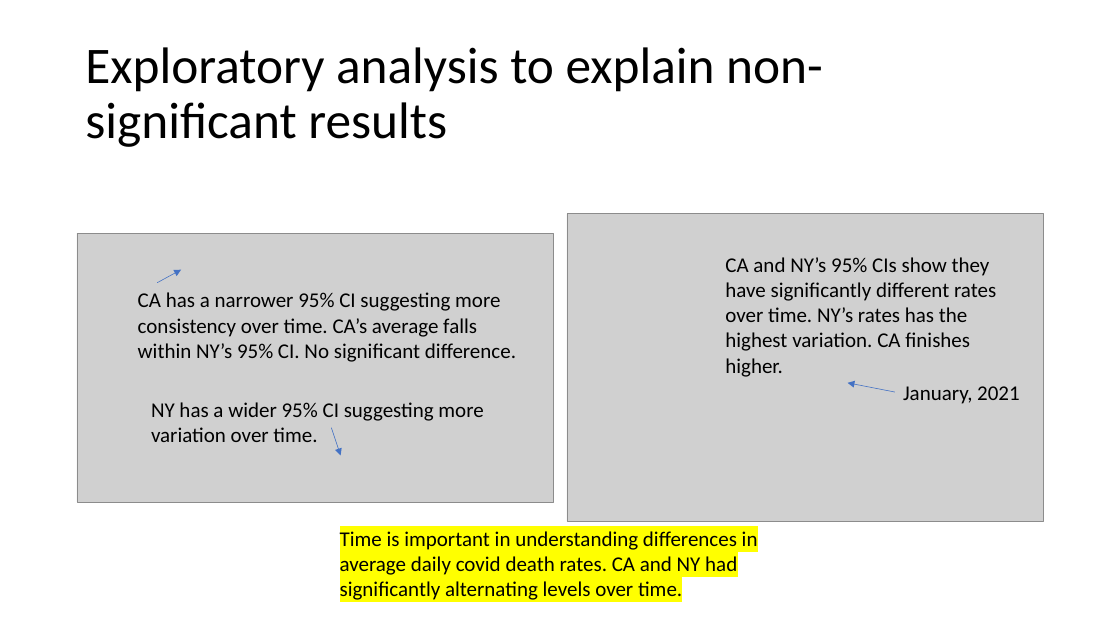
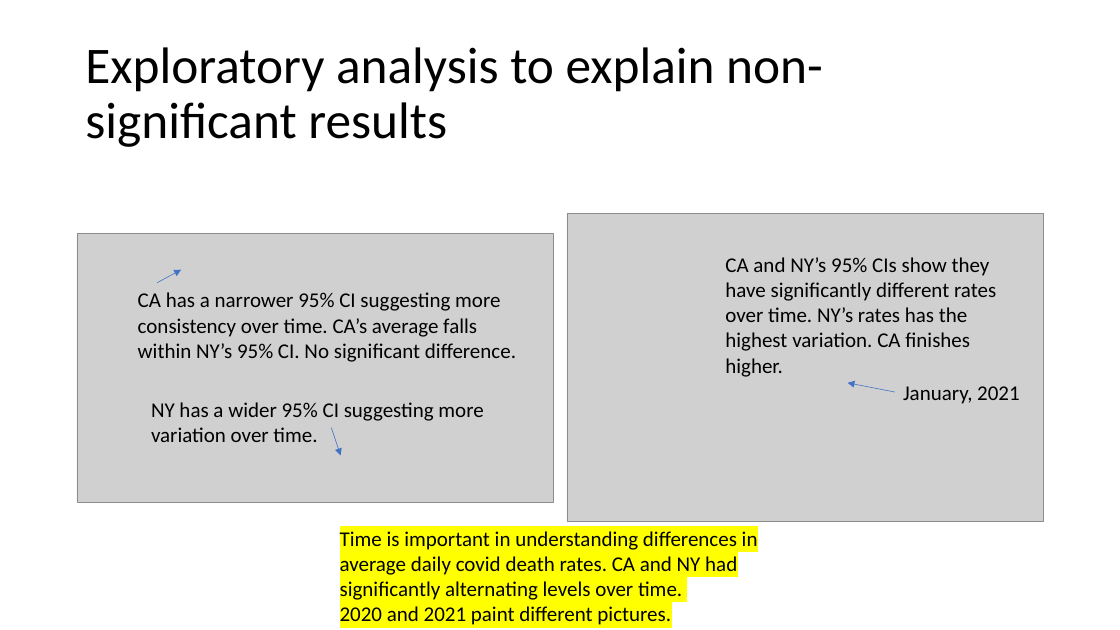
Before and after one commit to szuniga07/Statistics, a slide deck: slide 13 of Stats Course Week 4.pptx. Drawn at 1120x630 pixels with LibreOffice and Linux fonts; fonts in the diff are those of the drawing; grey boxes stand for pictures. Boxes give left, top, right and bottom in pixels: in the first picture for what was removed or moved away, otherwise in the second. Text is boxed around its words. In the diff, an @@ line names an element or a change of style, - is before the commit and + after.

```diff
--- a/Stats Course Week 4.pptx
+++ b/Stats Course Week 4.pptx
@@ text at (x1=340, y1=606, x2=671, y2=625): paragraph added @@
+2020 and 2021 paint different pictures.
```
Also in this commit, not shown: 5 other slides changed.
